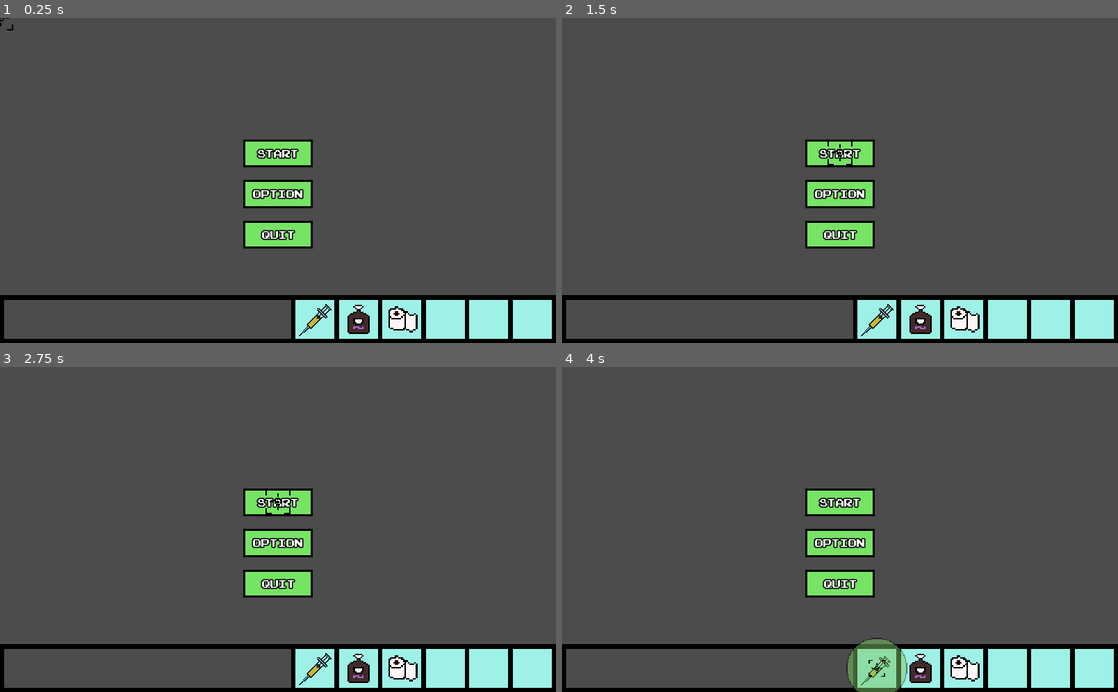
Above: before the commit, frames 1-4 (two rows, left to right).
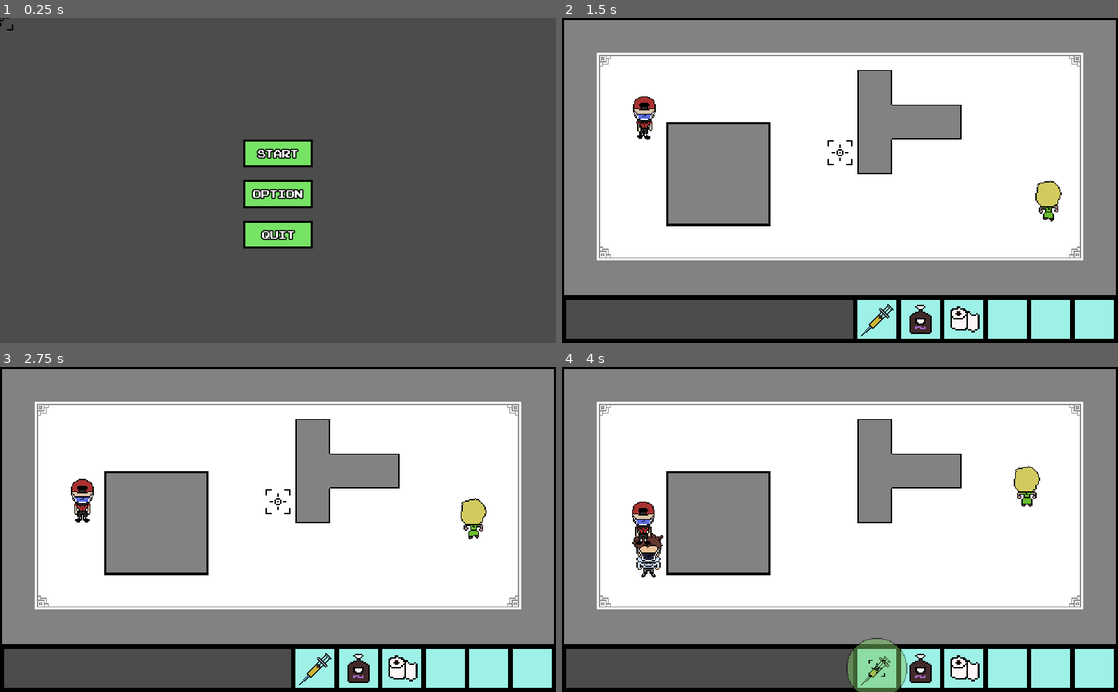
Above: after the commit, the same moments.

Repository: henryliuser/gmtk20
Game: Godot game, scene res://Menu.tscn
The game is run twice, just before and just after one commit, with the same random seed, the same clock (stepped at 60 frames per second) and the same inputs.
Inputs (mouse positions are in pixels of both pictures, inside the frame that each line leads up to):
- Up to frame 1 (0.25 s): no input
- Up to frame 2 (1.5 s): click (840, 154) at 0.5 s; click (840, 154) at 1.27 s
- Up to frame 3 (2.75 s): click (278, 503) at 2.02 s
- Up to frame 4 (4 s): click (840, 542) at 2.77 s; move the mouse to (878, 669) at 3.52 s; hold \ (d_frame_advance) from 3.53 s (still down); click (878, 669) at 3.67 s

The runs differ from the first frame. In frame 1, 8.6% of the frame differs, in the area x 0-100%, y 85-100%; in frame 2, 85%; in frame 3, 85%; in frame 4, 85%, in the area x 0-100%, y 0-86%.
Error before the commit: Parse Error: The identifier "HUD" isn't declared in the current scope. (res://Menu.gd:4)

Commit message:
motion is better, more pngs

Diff:
--- a/Characters/Customer.gd
+++ b/Characters/Customer.gd
@@ -18,12 +18,13 @@
 # Called every frame. 'delta' is the elapsed time since the previous frame.
 func _process(delta):
 	time += delta
-	if notChasing and time > 1 + randf() * 15:
+	if notChasing and (time > 1 + randf() * 15 or is_on_wall()):
 		time = 0;
 		angle = (randi()%360 - 180)*(2*PI)/360
 		velocity = Vector2(cos(angle),sin(angle)) * 50
 	move_and_slide(velocity)
 	rotation = lerp_angle(rotation, angle, .1)
+	calc_sprite_rot()
 
 func _on_Area2D_body_entered(body):
 	if "rage" in body:
@@ -42,3 +43,14 @@
 
 func die():
 	queue_free()
+
+func calc_sprite_rot():
+	while rotation_degrees >= 360: rotation_degrees -= 360
+	while rotation_degrees <= -360: rotation_degrees += 360
+	var rot = rotation_degrees
+	if rotation_degrees < 0: rot = 360+rotation_degrees
+	$Sprite.global_rotation_degrees = 0
+	if rot >= 315 or rot < 45: $Sprite.play("right")
+	if rot >= 45 and rot < 135: $Sprite.play("front")
+	if rot >= 135 and rot < 225: $Sprite.play("left")
+	if rot >= 225 and rot < 315: $Sprite.play("back")
--- a/Characters/Customer.tscn
+++ b/Characters/Customer.tscn
@@ -1,24 +1,58 @@
-[gd_scene load_steps=4 format=2]
+[gd_scene load_steps=13 format=2]
 
 [ext_resource path="res://Characters/Customer.gd" type="Script" id=1]
+[ext_resource path="res://Assets/Customer/Back/Customer10.png" type="Texture" id=2]
+[ext_resource path="res://Assets/Customer/Back/Customer8.png" type="Texture" id=3]
+[ext_resource path="res://Assets/Customer/Back/Customer9.png" type="Texture" id=4]
+[ext_resource path="res://Assets/Customer/Front/Customer4.png" type="Texture" id=5]
+[ext_resource path="res://Assets/Customer/Front/Customer5.png" type="Texture" id=6]
+[ext_resource path="res://Assets/Customer/Front/Customer2.png" type="Texture" id=7]
+[ext_resource path="res://Assets/Customer/Front/Customer3.png" type="Texture" id=8]
+[ext_resource path="res://Assets/Customer/Back/Customer7.png" type="Texture" id=9]
 
-[sub_resource type="CircleShape2D" id=1]
+[sub_resource type="SpriteFrames" id=1]
+animations = [ {
+"frames": [  ],
+"loop": true,
+"name": "left",
+"speed": 5.0
+}, {
+"frames": [  ],
+"loop": true,
+"name": "right",
+"speed": 5.0
+}, {
+"frames": [ ExtResource( 7 ), ExtResource( 8 ), ExtResource( 5 ), ExtResource( 6 ) ],
+"loop": true,
+"name": "front",
+"speed": 5.0
+}, {
+"frames": [ ExtResource( 9 ), ExtResource( 3 ), ExtResource( 4 ), ExtResource( 2 ) ],
+"loop": true,
+"name": "back",
+"speed": 5.0
+} ]
 
 [sub_resource type="CircleShape2D" id=2]
+
+[sub_resource type="CircleShape2D" id=3]
 
 [node name="Customer" type="KinematicBody2D"]
 script = ExtResource( 1 )
 
-[node name="Sprite" type="Sprite" parent="."]
-scale = Vector2( 3, 3 )
+[node name="Sprite" type="AnimatedSprite" parent="."]
+scale = Vector2( 2, 2 )
+frames = SubResource( 1 )
+animation = "front"
+frame = 1
 
 [node name="CollisionShape2D" type="CollisionShape2D" parent="."]
 scale = Vector2( 3, 3 )
-shape = SubResource( 1 )
+shape = SubResource( 2 )
 
 [node name="Area2D" type="Area2D" parent="."]
 scale = Vector2( 3.05, 3.05 )
 
 [node name="CollisionShape2D" type="CollisionShape2D" parent="Area2D"]
-shape = SubResource( 2 )
+shape = SubResource( 3 )
 [connection signal="body_entered" from="Area2D" to="." method="_on_Area2D_body_entered"]
--- a/Characters/Employee.gd
+++ b/Characters/Employee.gd
@@ -24,7 +24,7 @@
 		 target = pointA
 	vec = target - position;
 	if vec.length() < 10:
-		speed = lerp(speed, 0, .1)
+		speed = lerp(speed, .1, .1)
 	else:
 		speed = lerp(speed, 1, .1)
 	vec = vec/vec.length()
@@ -32,6 +32,7 @@
 	angle = atan2(vec.y, vec.x)
 	rotation = lerp_angle(rotation, angle, .1)
 	move_and_slide(speed * vec)
+	calc_sprite_rot()
 
 
 func _on_Area2D_body_entered(body):
@@ -41,3 +42,14 @@
 
 func die():
 	queue_free()
+
+func calc_sprite_rot():
+	while rotation_degrees >= 360: rotation_degrees -= 360
+	while rotation_degrees <= -360: rotation_degrees += 360
+	var rot = rotation_degrees
+	if rotation_degrees < 0: rot = 360+rotation_degrees
+	$Sprite.global_rotation_degrees = 0
+	if rot >= 315 or rot < 45: $Sprite.play("right")
+	if rot >= 45 and rot < 135: $Sprite.play("front")
+	if rot >= 135 and rot < 225: $Sprite.play("left")
+	if rot >= 225 and rot < 315: $Sprite.play("back")
--- a/Characters/Employee.tscn
+++ b/Characters/Employee.tscn
@@ -1,24 +1,60 @@
-[gd_scene load_steps=4 format=2]
+[gd_scene load_steps=13 format=2]
 
 [ext_resource path="res://Characters/Employee.gd" type="Script" id=1]
+[ext_resource path="res://Assets/Employee/Back/Employee7.png" type="Texture" id=2]
+[ext_resource path="res://Assets/Employee/Front/Employee2.png" type="Texture" id=3]
+[ext_resource path="res://Assets/Employee/Front/Employee3.png" type="Texture" id=4]
+[ext_resource path="res://Assets/Employee/Back/Employee5.png" type="Texture" id=5]
+[ext_resource path="res://Assets/Employee/Back/Employee6.png" type="Texture" id=6]
+[ext_resource path="res://Assets/Employee/Front/Employee1.png" type="Texture" id=7]
+[ext_resource path="res://Assets/Employee/Back/Employee8.png" type="Texture" id=8]
+[ext_resource path="res://Assets/Employee/Front/Employee4.png" type="Texture" id=9]
 
-[sub_resource type="CircleShape2D" id=1]
+[sub_resource type="SpriteFrames" id=1]
+animations = [ {
+"frames": [  ],
+"loop": true,
+"name": "left",
+"speed": 5.0
+}, {
+"frames": [  ],
+"loop": true,
+"name": "right",
+"speed": 5.0
+}, {
+"frames": [ ExtResource( 7 ), ExtResource( 3 ), ExtResource( 4 ), ExtResource( 9 ) ],
+"loop": true,
+"name": "front",
+"speed": 5.0
+}, {
+"frames": [ ExtResource( 5 ), ExtResource( 6 ), ExtResource( 2 ), ExtResource( 8 ) ],
+"loop": true,
+"name": "back",
+"speed": 5.0
+} ]
 
 [sub_resource type="CircleShape2D" id=2]
+
+[sub_resource type="CircleShape2D" id=3]
 
 [node name="Employee" type="KinematicBody2D"]
 script = ExtResource( 1 )
 
-[node name="Sprite" type="Sprite" parent="."]
-scale = Vector2( 3, 3 )
+[node name="Sprite" type="AnimatedSprite" parent="."]
+position = Vector2( -5.66516, -1.67421 )
+scale = Vector2( 2, 2 )
+frames = SubResource( 1 )
+animation = "back"
+frame = 3
+playing = true
 
 [node name="CollisionShape2D" type="CollisionShape2D" parent="."]
 scale = Vector2( 3, 3 )
-shape = SubResource( 1 )
+shape = SubResource( 2 )
 
 [node name="Area2D" type="Area2D" parent="."]
 scale = Vector2( 3.05, 3.05 )
 
 [node name="CollisionShape2D" type="CollisionShape2D" parent="Area2D"]
-shape = SubResource( 2 )
+shape = SubResource( 3 )
 [connection signal="body_entered" from="Area2D" to="." method="_on_Area2D_body_entered"]
--- a/Characters/Karen.gd
+++ b/Characters/Karen.gd
@@ -32,7 +32,7 @@
 	elif notChasing and collider != null and ("customer" in collider or "employee" in collider):
 		angle = atan2($RayCast2D.get_collider().position.y - position.y, $RayCast2D.get_collider().position.x - position.x)
 		velocity = Vector2(cos(angle),sin(angle)) * 50 * rage
-	elif notChasing and time > 1 + randf() * 15:
+	elif notChasing and (time > 1 + randf() * 15 or is_on_wall()):
 		time = 0;
 		angle = (randi()%360 - 180)*(2*PI)/360
 		velocity = Vector2(cos(angle),sin(angle)) * 50 * rage
@@ -80,12 +80,12 @@
 	if !chain: vax_instances -= 1
 
 func calc_sprite_rot():
-	if rotation_degrees >= 360: rotation_degrees -= 360
-	if rotation_degrees <= -360: rotation_degrees += 360
+	while rotation_degrees >= 360: rotation_degrees -= 360
+	while rotation_degrees <= -360: rotation_degrees += 360
 	var rot = rotation_degrees
 	if rotation_degrees < 0: rot = 360+rotation_degrees
 	$Sprite.global_rotation_degrees = 0
-	if rot >= 315 and rot < 45: $Sprite.play("right")
+	if rot >= 315 or rot < 45: $Sprite.play("right")
 	if rot >= 45 and rot < 135: $Sprite.play("front")
 	if rot >= 135 and rot < 225: $Sprite.play("left")
 	if rot >= 225 and rot < 315: $Sprite.play("back")
--- a/World/Camera2.tscn
+++ b/World/Camera2.tscn
@@ -1,6 +1,13 @@
-[gd_scene load_steps=2 format=2]
+[gd_scene load_steps=9 format=2]
 
 [ext_resource path="res://World/Tilemap.tscn" type="PackedScene" id=1]
+[ext_resource path="res://Assets/Shelf/Shelf1.png" type="Texture" id=2]
+[ext_resource path="res://Assets/Shelf/Shelf.png" type="Texture" id=3]
+[ext_resource path="res://Assets/Shelf/Shelf2.png" type="Texture" id=4]
+[ext_resource path="res://Assets/Shelf/Shelf3.png" type="Texture" id=5]
+[ext_resource path="res://Characters/Customer.tscn" type="PackedScene" id=6]
+[ext_resource path="res://Characters/Employee.tscn" type="PackedScene" id=7]
+[ext_resource path="res://Characters/Karen.tscn" type="PackedScene" id=8]
 
 [node name="Camera2" type="Node2D"]
 
@@ -8,4 +15,37 @@
 tile_data = PoolIntArray( 0, 14, 0, 1, 13, 0, 2, 13, 0, 3, 13, 0, 4, 13, 0, 5, 13, 0, 6, 13, 0, 7, 13, 0, 8, 13, 0, 9,  …(1653 unchanged characters)…
 
 [node name="Blocks" parent="." instance=ExtResource( 1 )]
+visible = false
 scale = Vector2( 1, 1 )
+tile_data = PoolIntArray( 262156, 14, 0, 262157, 14, 0, 262158, 14, 0, 393222, 14, 0, 393223, 14, 0, 393235, 14, 0, 393236, 17, 0, 458758, 14, 0, 458771, 15, 0, 458772, 16, 0, 589835, 14, 0, 589836, 14, 0 )
+
+[node name="Shelf2" type="Sprite" parent="."]
+position = Vector2( 640, 230 )
+scale = Vector2( 1.25, 1.25 )
+texture = ExtResource( 4 )
+
+[node name="Shelf3" type="Sprite" parent="."]
+position = Vector2( 224, 230 )
+texture = ExtResource( 5 )
+
+[node name="Shelf" type="Sprite" parent="."]
+position = Vector2( 432, 144.5 )
+rotation = 3.14246
+scale = Vector2( 1.79245, 1.55 )
+texture = ExtResource( 3 )
+
+[node name="Shelf1" type="Sprite" parent="."]
+position = Vector2( 385.5, 303.5 )
+scale = Vector2( 1.19, 1.35 )
+texture = ExtResource( 2 )
+
+[node name="Employee" parent="." instance=ExtResource( 7 )]
+position = Vector2( 359, 248 )
+pointA = Vector2( 359, 248 )
+pointB = Vector2( 460, 196 )
+
+[node name="Karen" parent="." instance=ExtResource( 8 )]
+position = Vector2( 574, 340 )
+
+[node name="Customer" parent="." instance=ExtResource( 6 )]
+position = Vector2( 166, 110 )
--- a/project.godot
+++ b/project.godot
@@ -25,7 +25,7 @@
 
 Debug="*res://global/Debug.tscn"
 Global="*res://global/Global.tscn"
-Hud="*res://global/HUD.tscn"
+HUD="*res://global/HUD.tscn"
 
 [display]
 
Binary file added: Assets/Customer/Back/Customer10.png
Not shown, added: Assets/Customer/Back/Customer10.png.import
Binary file added: Assets/Customer/Back/Customer6.png
Not shown, added: Assets/Customer/Back/Customer6.png.import
Binary file added: Assets/Customer/Back/Customer7.png
Not shown, added: Assets/Customer/Back/Customer7.png.import
Binary file added: Assets/Customer/Back/Customer8.png
Not shown, added: Assets/Customer/Back/Customer8.png.import
Binary file added: Assets/Customer/Back/Customer9.png
Not shown, added: Assets/Customer/Back/Customer9.png.import
Binary file added: Assets/Customer/Front/Customer1.png
Not shown, added: Assets/Customer/Front/Customer1.png.import
(and 34 more such lines)
